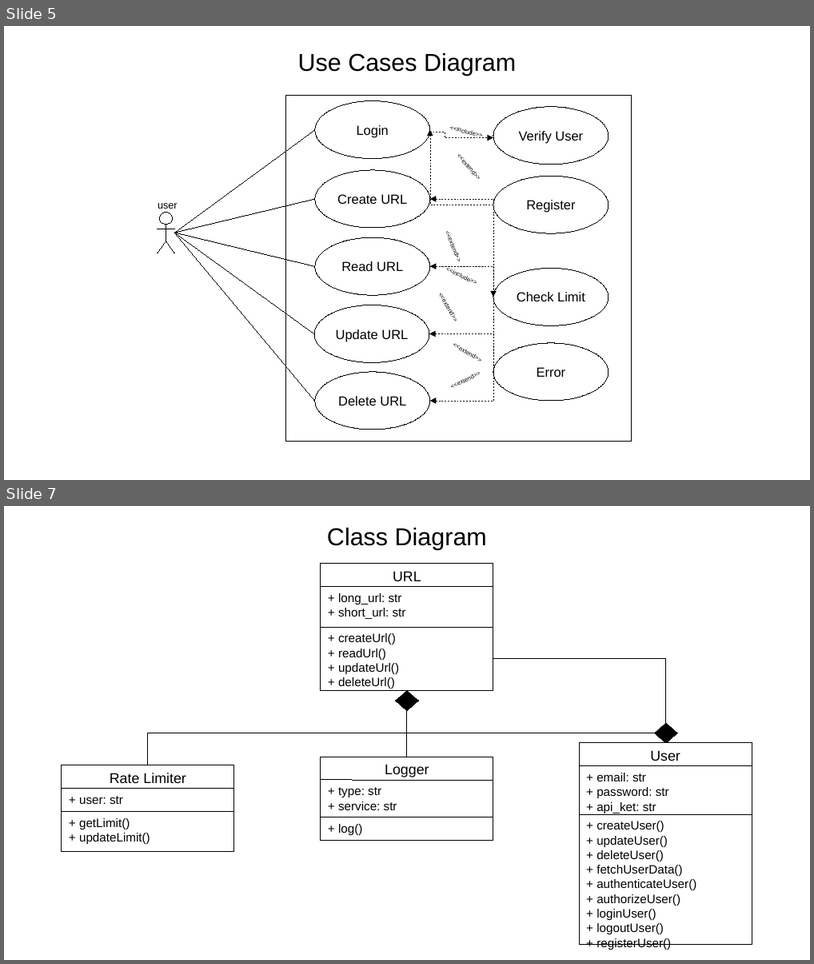
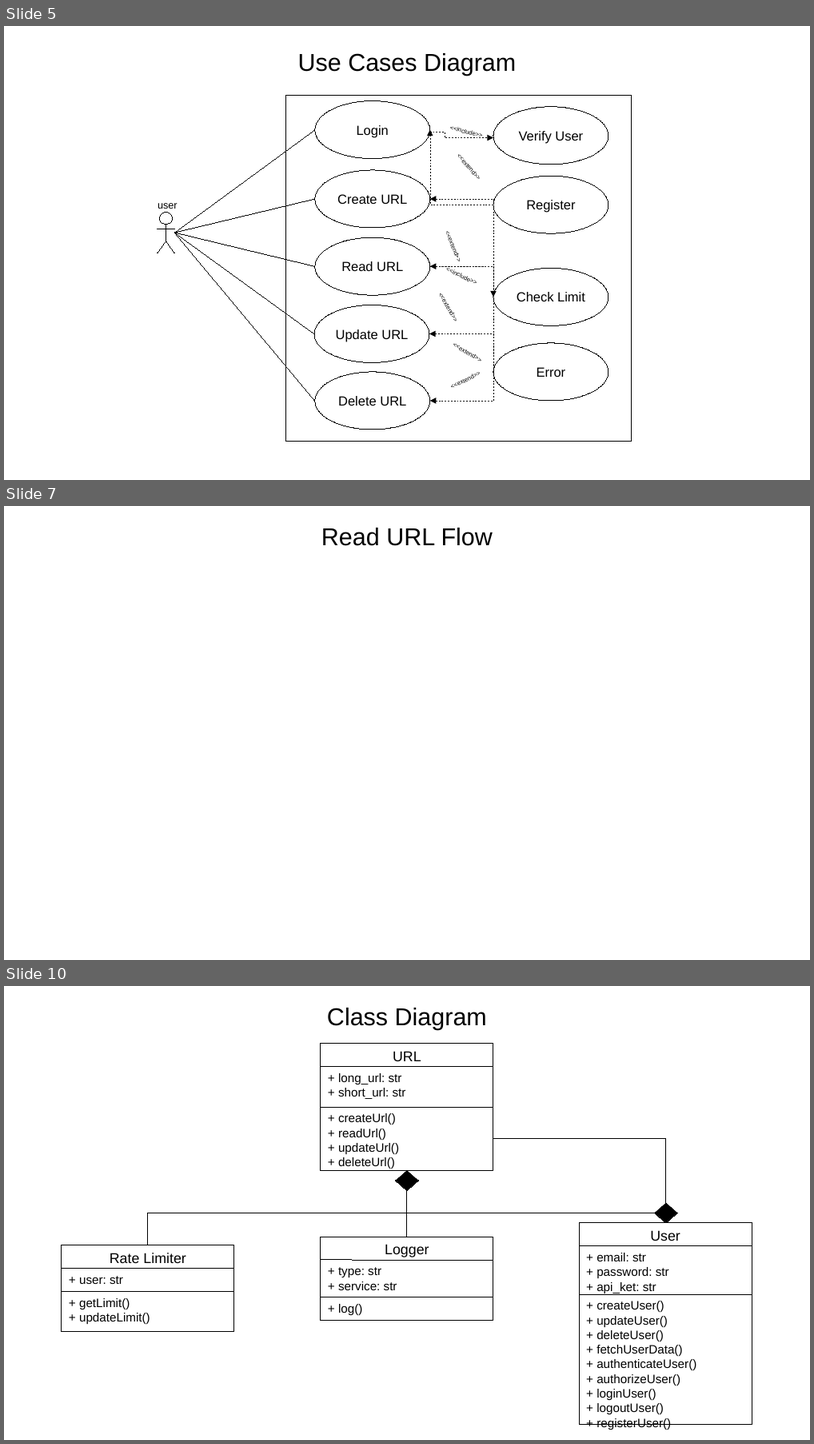
Before and after one commit to ankitpal181/Python, a slide deck: Flask/Url-Shortner/documentation/system_design.odp. Shown one above the other, each under a label of ours: slides 5 and 7 before the commit, slides 5, 7 and 10 after it; the slides between them are not shown. The pictures are 814x964 and 814x1444 pixels, drawn with LibreOffice and Linux fonts; fonts in the diff are those of the drawing. Boxes give left, top, right and bottom in pixels: in the first picture for what was removed or moved away, otherwise in the second. Text is boxed around its words. In the diff, an @@ line names an element or a change of style, - is before the commit and + after.

```diff
--- a/Flask/Url-Shortner/documentation/system_design.odp
+++ b/Flask/Url-Shortner/documentation/system_design.odp
@@ slide 7 added at <box>4,506,810,960</box>, background #FFFFFF @@
@@ text added at <box>322,528,493,546</box>, 24 pt, text #000000 @@
+Read URL Flow
@@ what was slide 7 is now slide 10 @@
```
Also in this commit, not shown: 1 slide changed, 3 other slides added, 1 slide removed, 2 other files.
